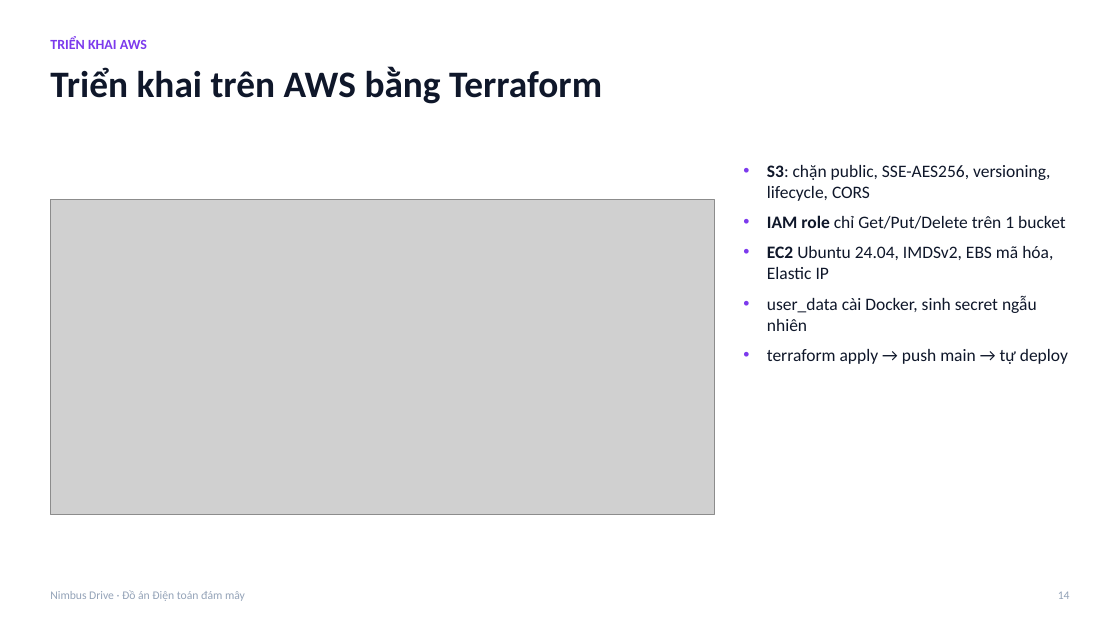
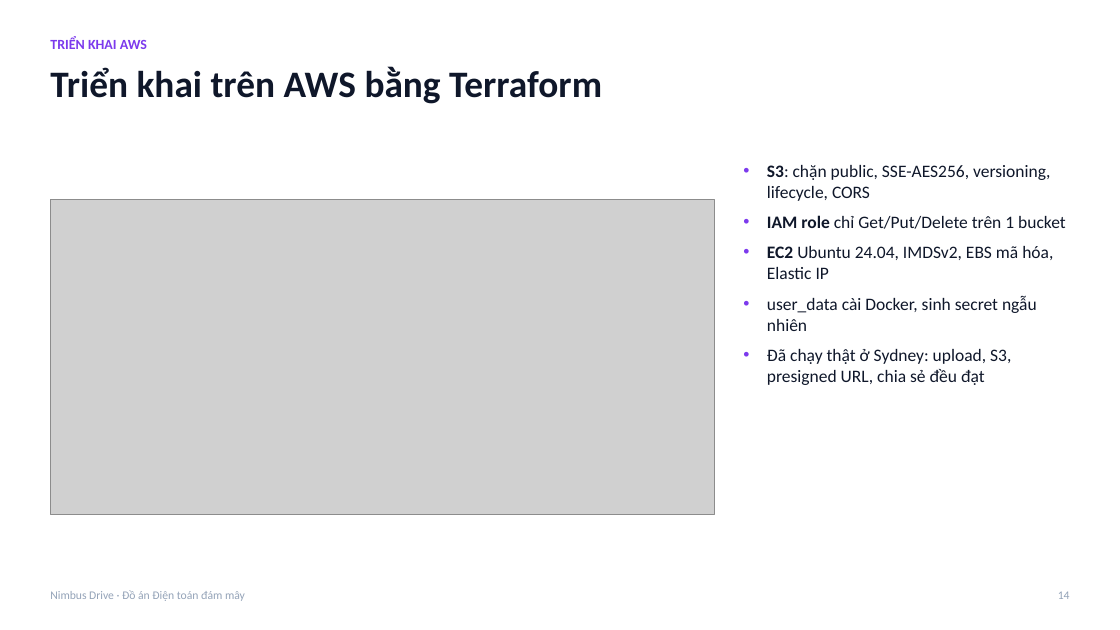
Before and after one commit to LeNhatHuyHyDrex/cloud-file-storage, a slide deck: slide 14 of docs/report/Slide_NimbusDrive.pptx. Drawn at 1120x630 pixels with LibreOffice and Linux fonts; fonts in the diff are those of the drawing; grey boxes stand for pictures. Boxes give left, top, right and bottom in pixels: in the first picture for what was removed or moved away, otherwise in the second. Text is boxed around its words. In the diff, an @@ line names an element or a change of style, - is before the commit and + after.

```diff
--- a/docs/report/Slide_NimbusDrive.pptx
+++ b/docs/report/Slide_NimbusDrive.pptx
@@ text at [767, 349, 1011, 385]: text changed @@
-• terraform apply → push main → tự deploy
+• Đã chạy thật ở Sydney: upload, S3, presigned URL, chia sẻ đều đạt
```
Also in this commit, not shown: 2 other slides changed, 8 other files.
